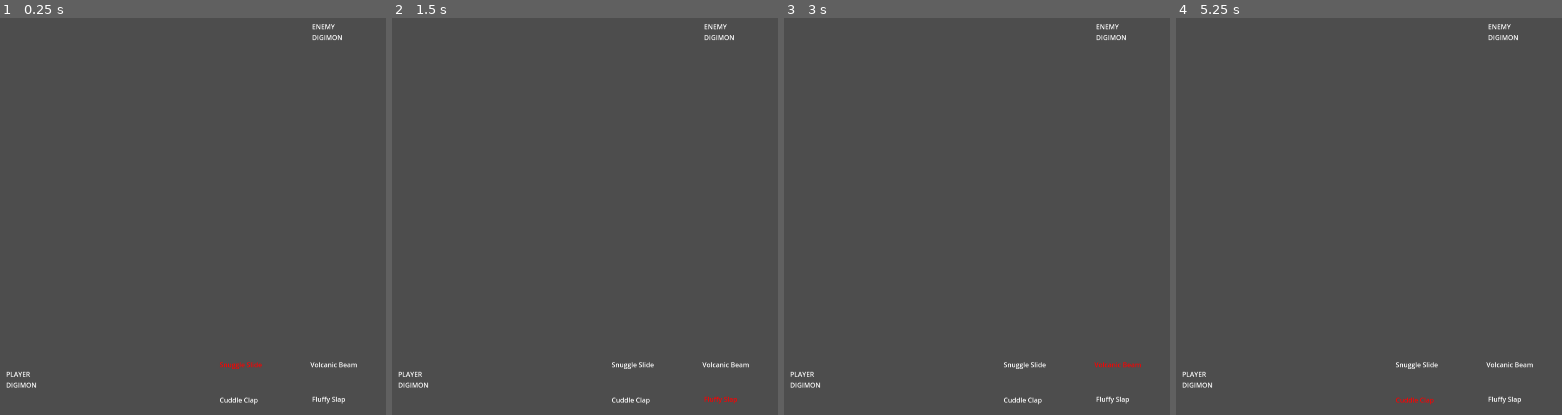
Above: before the commit, frames 1-4 (left to right).
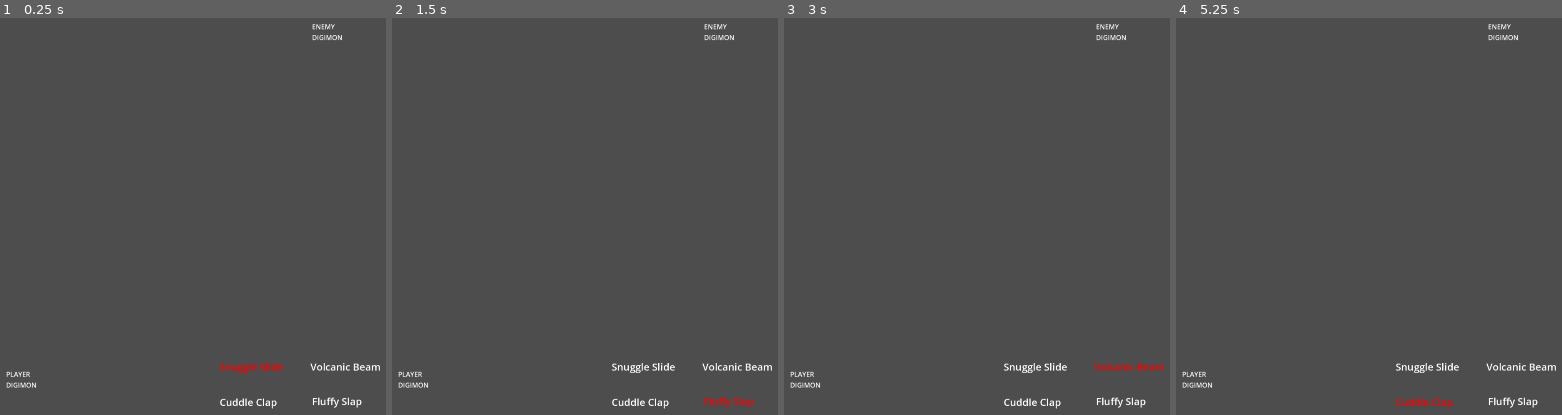
Above: after the commit, the same moments.

Repository: FrostyJoel/GameJam121124
Game: Godot game, scene res://scenes/Pokemon.tscn
Same seed, same stepped clock (60 frames per second), same inputs: the game is played once before the commit and once after it. This scene is started directly instead of the project's main scene.
Inputs:
- Up to frame 1 (0.25 s): no input
- Up to frame 2 (1.5 s): tap Enter at 0.5 s; hold D (DirRight) 0.53-1.28 s; tap H (Action1) at 0.6 s; tap Space at 1.25 s; hold S (DirDown) from 1.28 s (still down); tap J (Action2) at 1.35 s
- Up to frame 3 (3 s): tap Enter at 2 s; release S (DirDown) at 2.03 s; hold D (DirRight) 2.03-2.78 s; tap H (Action1) at 2.1 s; tap Space at 2.75 s; hold W (DirUp) from 2.78 s (still down); tap J (Action2) at 2.85 s
- Up to frame 4 (5.25 s): tap Enter at 3.5 s; release W (DirUp) at 3.53 s; hold A (DirLeft) 3.53-5.03 s; tap H (Action1) at 3.6, 5.1 s; tap Space at 4.25 s; tap J (Action2) at 4.35 s; hold S (DirDown) from 5.03 s (still down)

The runs differ from the first frame. In frame 1, 0.8% of the frame differs, in the area x 56-99%, y 86-99%; in frame 2, 0.8%; in frame 3, 0.8%; in frame 4, 0.8%.

Commit message:
Changed font size on pokemon microgame moves

Diff:
--- a/scenes/Pokemon.tscn
+++ b/scenes/Pokemon.tscn
@@ -18,6 +18,7 @@
 offset_top = 400.0
 offset_right = 114.0
 offset_bottom = 423.0
+theme_override_font_sizes/font_size = 24
 text = "MOVE1"
 metadata/Tag = ""
 
@@ -26,6 +27,7 @@
 offset_top = 400.0
 offset_right = 332.0
 offset_bottom = 423.0
+theme_override_font_sizes/font_size = 24
 text = "MOVE2"
 metadata/Tag = ""
 
@@ -34,6 +36,7 @@
 offset_top = 485.0
 offset_right = 114.0
 offset_bottom = 508.0
+theme_override_font_sizes/font_size = 24
 text = "MOVE3"
 metadata/Tag = ""
 
@@ -42,6 +45,7 @@
 offset_top = 483.0
 offset_right = 336.0
 offset_bottom = 506.0
+theme_override_font_sizes/font_size = 24
 text = "MOVE4"
 metadata/Tag = ""
 
--- a/scenes/rockpaperscissors.tscn
+++ b/scenes/rockpaperscissors.tscn
@@ -11,7 +11,7 @@
 [node name="Camera2D" type="Camera2D" parent="."]
 
 [node name="CollisionShape2D" type="CollisionShape2D" parent="."]
-position = Vector2(1, 13)
+position = Vector2(1, 0)
 shape = SubResource("RectangleShape2D_s4fam")
 
 [node name="Player" type="Label" parent="."]
